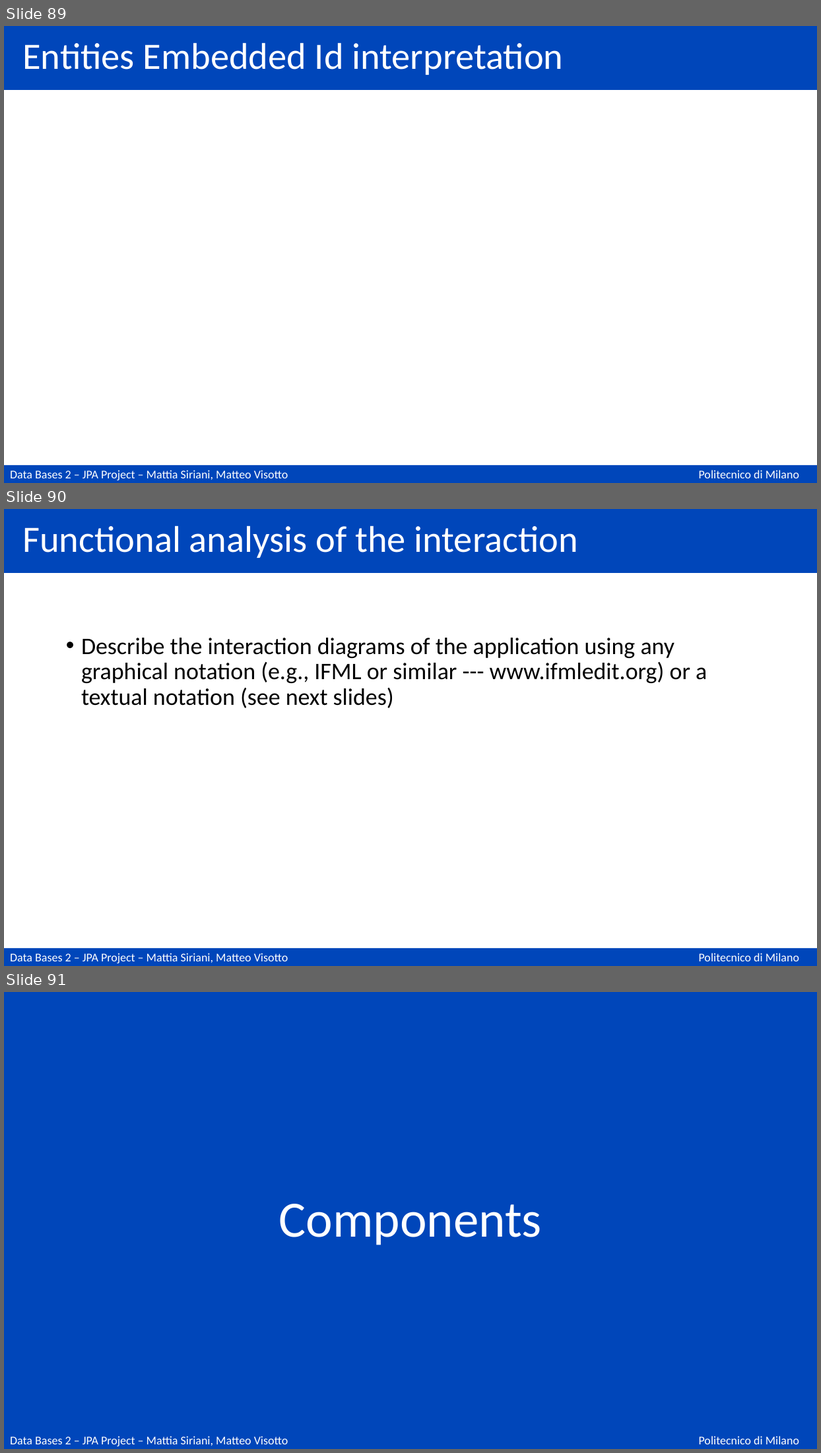
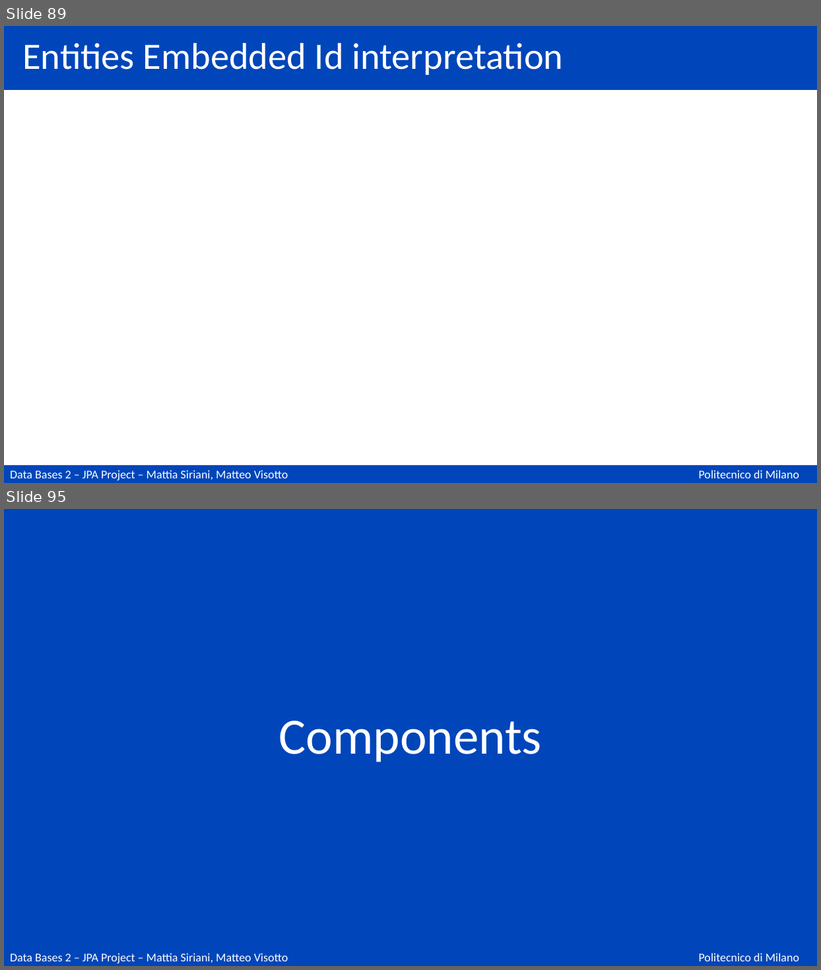
Before and after one commit to matteovisotto/DB2-SirianiVisotto, a slide deck: Documentation.pptx. Shown one above the other, each under a label of ours: slides 89, 90 and 91 before the commit, slides 89 and 95 after it; the slides between them are not shown. The pictures are 821x1453 and 821x970 pixels, drawn with LibreOffice and Linux fonts; fonts in the diff are those of the drawing. Boxes give left, top, right and bottom in pixels: in the first picture for what was removed or moved away, otherwise in the second. Text is boxed around its words. In the diff, an @@ line names an element or a change of style, - is before the commit and + after.

Commit message:
Add IFML to PPT

```diff
--- a/Documentation.pptx
+++ b/Documentation.pptx
@@ slide 90 removed at bbox=[4, 509, 817, 966], background #FFFFFF; not listed: 3 template elements that a slide beside it also shows @@
@@ title removed at bbox=[22, 525, 579, 558] @@
-Functional analysis of the interaction
@@ text removed at bbox=[81, 638, 707, 708] @@
-• Describe the interaction diagrams of the application using any graphical notation (e.g., IFML or similar --- www.ifmledit.org) or a textual notation (see next slides)
@@ what was slide 91 is now slide 95 @@
```
Also in this commit, not shown: 5 slides added.
